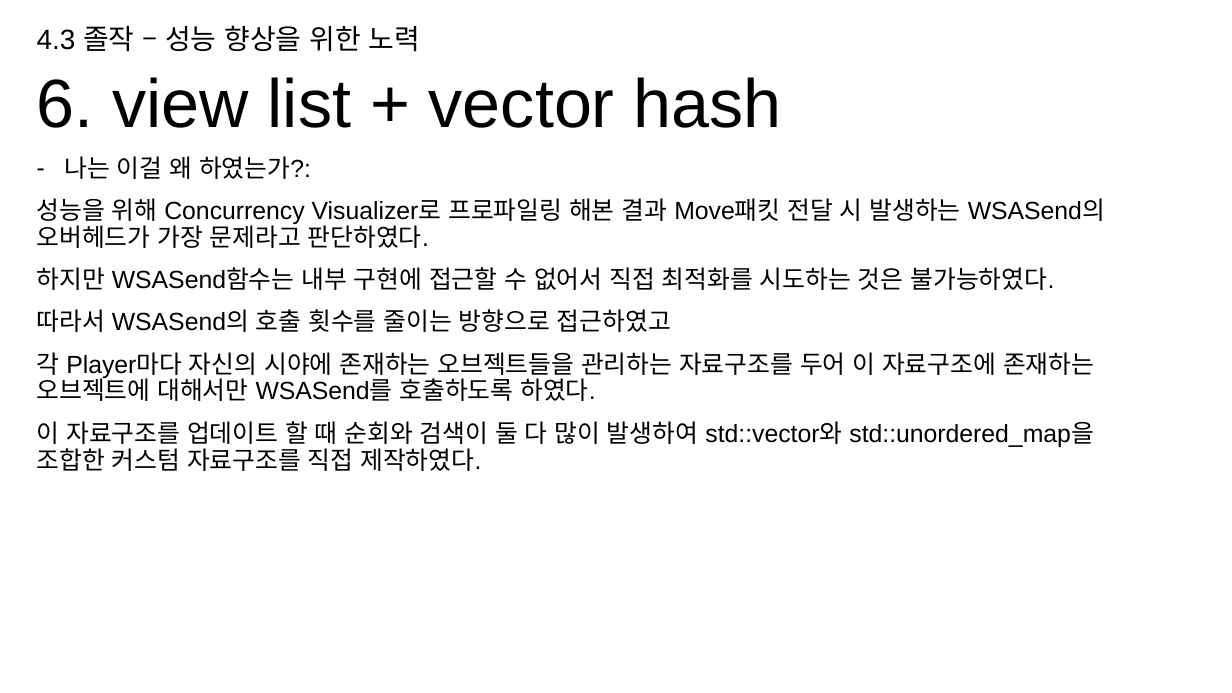
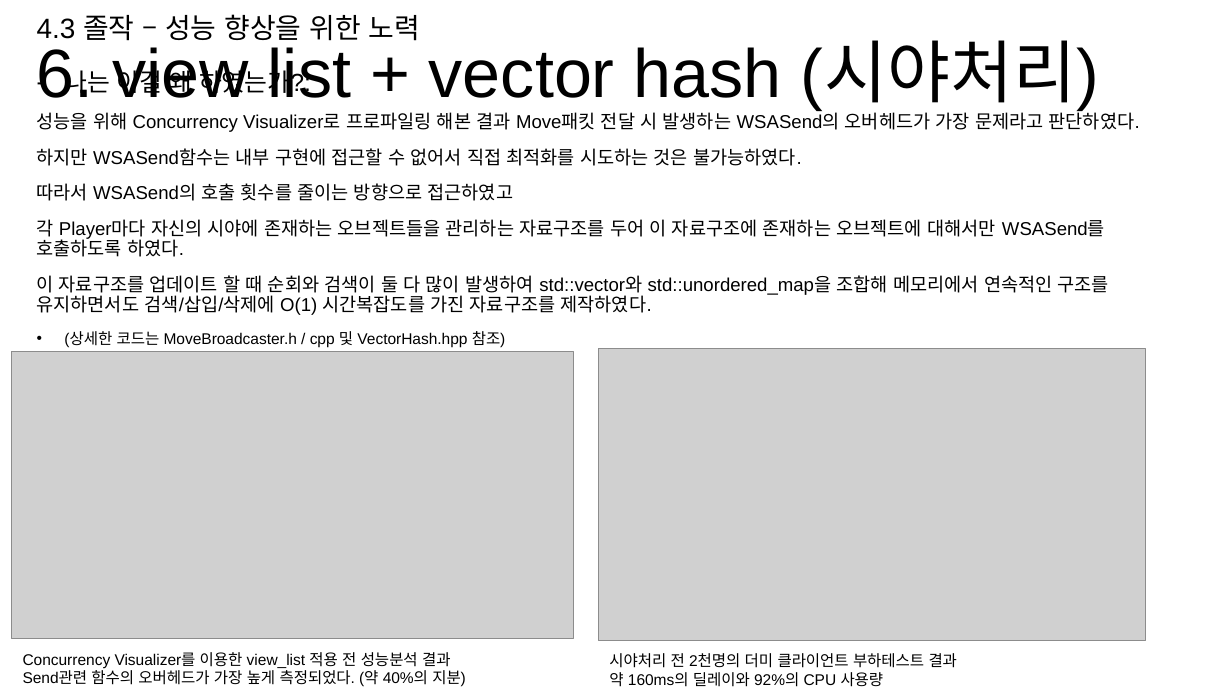
Before and after one commit to hypernagox/FYP_Evergreen, a slide deck: slide 43 of 포트폴리오/서버_최재혁/포트폴리오.pptx (slide 44 before the commit). Drawn at 1232x693 pixels with LibreOffice and Linux fonts; fonts in the diff are those of the drawing; grey boxes stand for pictures. Boxes give left, top, right and bottom in pixels: in the first picture for what was removed or moved away, otherwise in the second. Text is boxed around its words. In the diff, an @@ line names an element or a change of style, - is before the commit and + after.

```diff
--- a/포트폴리오/서버_최재혁/포트폴리오.pptx
+++ b/포트폴리오/서버_최재혁/포트폴리오.pptx
@@ text "4.3 졸작 – 성능 향상을 ..." moved from (x1=37, y1=25, x2=420, y2=52) to (x1=37, y1=14, x2=420, y2=41) @@
@@ title at (x1=37, y1=43, x2=1100, y2=110): text changed @@
-6. view list + vector hash
+6. view list + vector hash (시야처리)
@@ text "나는 이걸 왜 하였는가?:" moved from (x1=37, y1=156, x2=1105, y2=471) to (x1=37, y1=66, x2=1140, y2=348) @@
@@ text at (x1=37, y1=109, x2=1140, y2=257): size 16 to 12 pt in "성능을 위해 Concurrency Visualizer로 프로파일링 해본 결과 ...", "하지만 WSASend함수는 내부 구현에 접근할 수 없어서 ...", "따라서 WSASend의 호출 횟수를 줄이는 방향으로 접근하였고", "각 Player마다 자신의 시야에 존재하는 오브젝트들을 관리하는 ..." @@
@@ text at (x1=37, y1=275, x2=1109, y2=348): text changed; size 16 to 12 pt @@
-이 자료구조를 업데이트 할 때 순회와 검색이 둘 다 많이 발생하여 std::vector와 std::unordered_map을 조합한 커스텀 자료구조를 직접 제작하였다.
+이 자료구조를 업데이트 할 때 순회와 검색이 둘 다 많이 발생하여 std::vector와 std::unordered_map을 조합해 메모리에서 연속적인 구조를 유지하면서도 검색/삽입/삭제에 O(1) 시간복잡도를 가진 자료구조를 제작하였다.
+• (상세한 코드는 MoveBroadcaster.h / cpp 및 VectorHash.hpp 참조)
@@ picture added at (x1=11, y1=351, x2=574, y2=638) @@
@@ picture added at (x1=598, y1=349, x2=1145, y2=641) @@
@@ text added at (x1=23, y1=652, x2=466, y2=687), 10 pt, text #000000 @@
+Concurrency Visualizer를 이용한 view_list 적용 전 성능분석 결과
+Send관련 함수의 오버헤드가 가장 높게 측정되었다. (약 40%의 지분)
@@ text added at (x1=609, y1=653, x2=958, y2=687), 10 pt, text #000000 @@
+시야처리 전 2천명의 더미 클라이언트 부하테스트 결과
+약 160ms의 딜레이와 92%의 CPU 사용량
```
Also in this commit, not shown: 4 other slides changed, 2 slides added, 2 slides removed.
